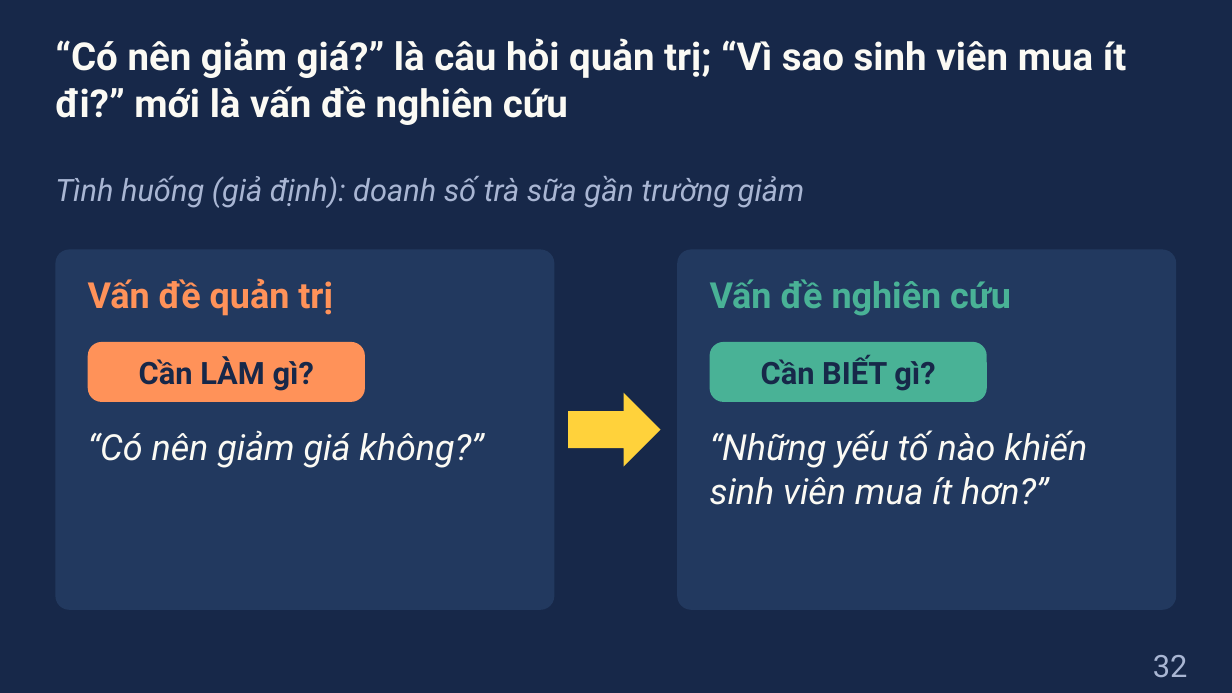
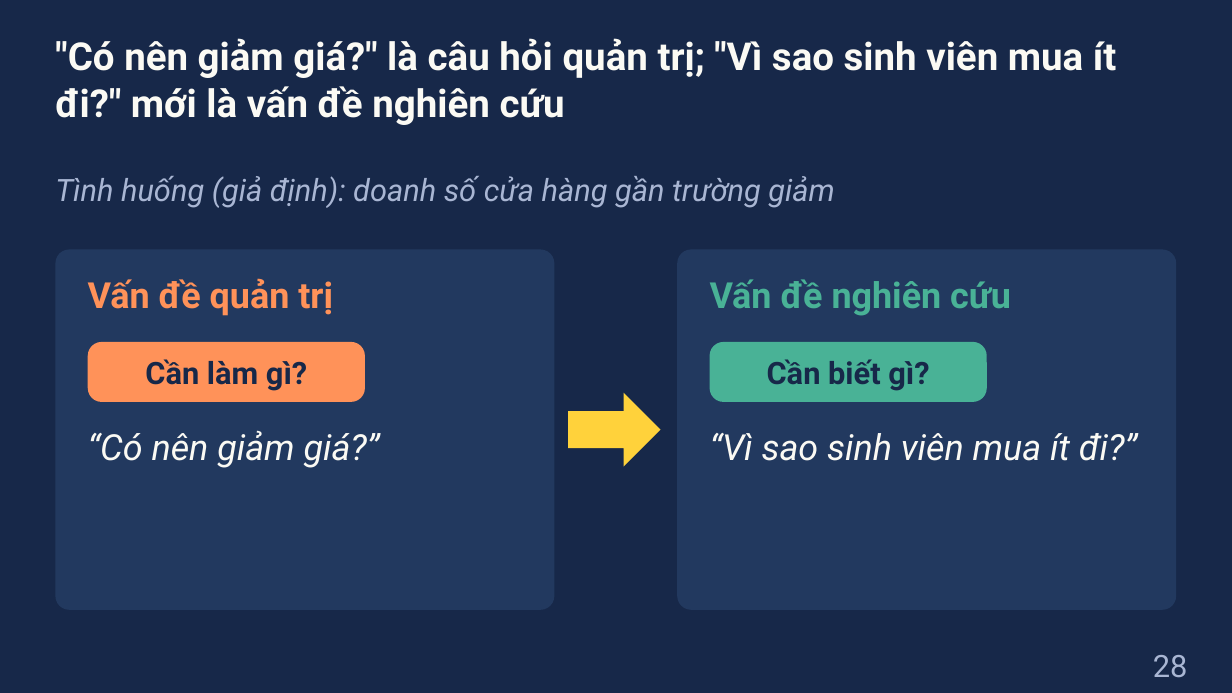
Before and after one commit to dnbaoquyen/academic-pptx-skill, a slide deck: slide 28 of courses/MKT1107/lessons/W1_slides.pptx (slide 32 before the commit). Drawn at 1232x693 pixels with LibreOffice and Linux fonts; fonts in the diff are those of the drawing. Boxes give left, top, right and bottom in pixels: in the first picture for what was removed or moved away, otherwise in the second. Text is boxed around its words. In the diff, an @@ line names an element or a change of style, - is before the commit and + after.

```diff
--- a/courses/MKT1107/lessons/W1_slides.pptx
+++ b/courses/MKT1107/lessons/W1_slides.pptx
@@ title at bbox=[55, 38, 1116, 125]: text changed @@
-“Có nên giảm giá?” là câu hỏi quản trị; “Vì sao sinh viên mua ít đi?” mới là vấn đề nghiên cứu
+"Có nên giảm giá?" là câu hỏi quản trị; "Vì sao sinh viên mua ít đi?" mới là vấn đề nghiên cứu
@@ text at bbox=[55, 176, 834, 208]: text changed @@
-Tình huống (giả định): doanh số trà sữa gần trường giảm
+Tình huống (giả định): doanh số cửa hàng gần trường giảm
@@ text at bbox=[145, 359, 307, 391]: text changed @@
-Cần LÀM gì?
+Cần làm gì?
@@ text at bbox=[767, 359, 929, 391]: text changed @@
-Cần BIẾT gì?
+Cần biết gì?
@@ text at bbox=[88, 430, 380, 468]: text changed @@
-“Có nên giảm giá không?”
+“Có nên giảm giá?”
@@ text at bbox=[710, 433, 1137, 461]: text changed @@
-“Những yếu tố nào khiến sinh viên mua ít hơn?”
+“Vì sao sinh viên mua ít đi?”
@@ page number at bbox=[1153, 655, 1188, 677]: text changed @@
-32
+28
```
Also in this commit, not shown: 29 other slides changed, 7 slides added, 9 slides removed, 4 other files.
